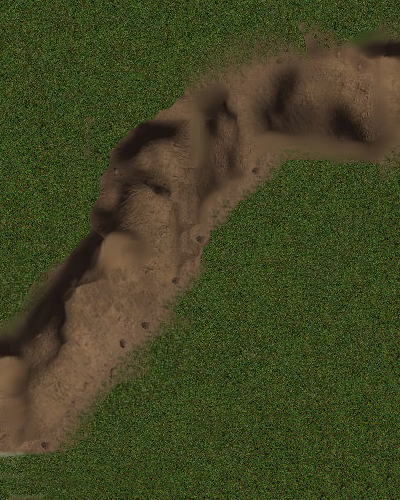
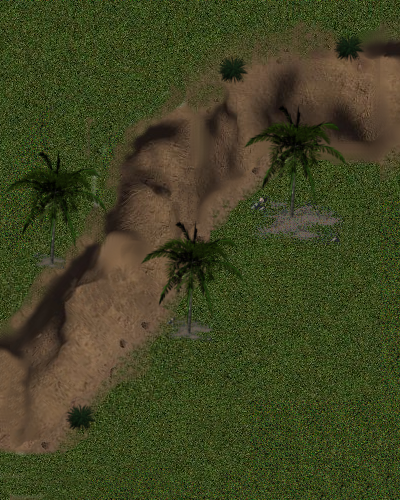
Layers edited between the first and the second 400×500 image:
added layer "Clipboard#2" above "Clipboard#1" over bbox(140, 219, 244, 335)
added layer "Clipboard#1" above "Clipboard" over bbox(3, 148, 108, 265)
added layer "Clipboard" above "Clipboard#5" over bbox(243, 103, 347, 219)
added layer "Clipboard#5" above "Clipboard#4" over bbox(166, 316, 215, 345)
added layer "Clipboard#4" above "Clipboard#8" over bbox(249, 194, 345, 251)
added layer "Clipboard#8" above "Clipboard#7" over bbox(333, 33, 365, 64)
added layer "Clipboard#7" above "Clipboard#6" over bbox(65, 403, 97, 433)
added layer "Clipboard#6" above "Clipboard#3" over bbox(217, 55, 249, 86)
added layer "Clipboard#3" above "Background" over bbox(33, 251, 67, 271)
painted on "Background" over bbox(0, 22, 329, 469)
